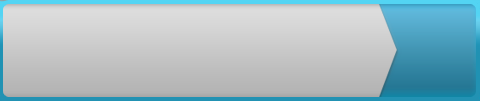
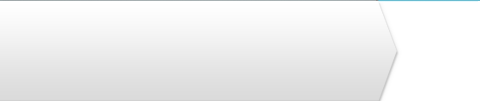
The second 480×101 image is a revision of the first. Changes to its layers:
hid group "FOCUS" (2nd of 2, in "Kory's V2") (2 layers) over [0, 0, 480, 101]
hid group "ACTIVE" (2nd of 2, in "Kory's V2") (10 layers) over [0, 0, 480, 101]
hid "Layer 20 copy" over [379, 100, 480, 101]
hid "bg" (2nd of 2, in "Kory's V2" › "INACTIVE") over [0, 1, 480, 101]
